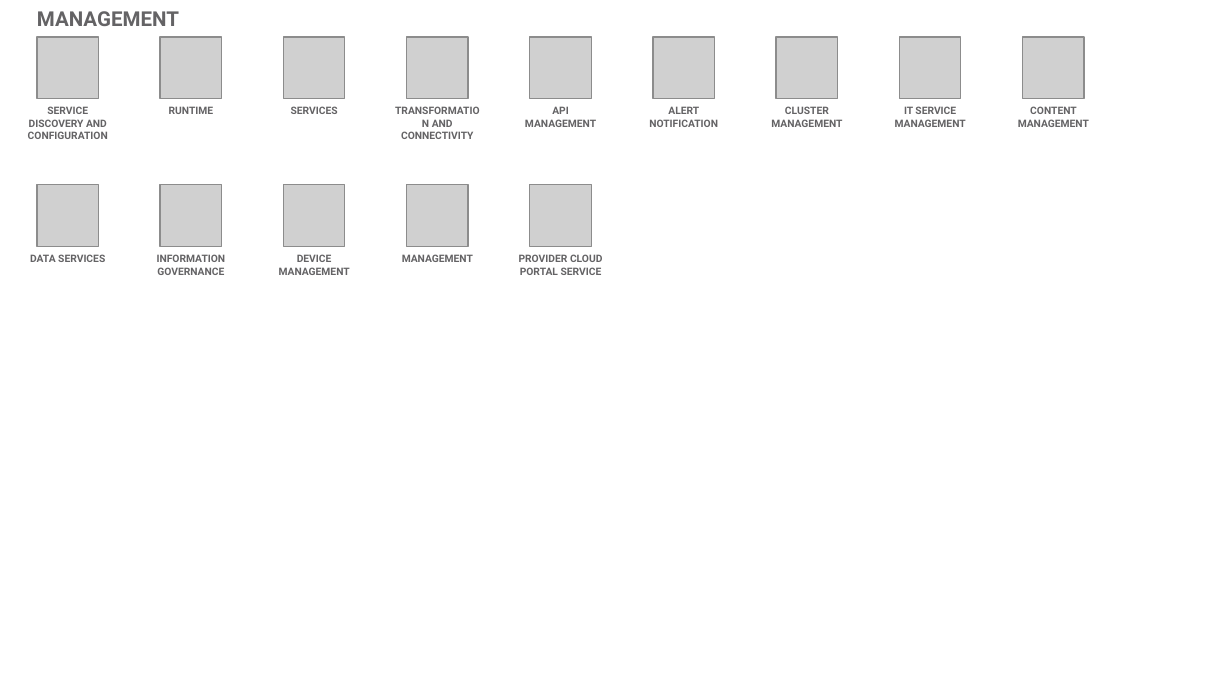
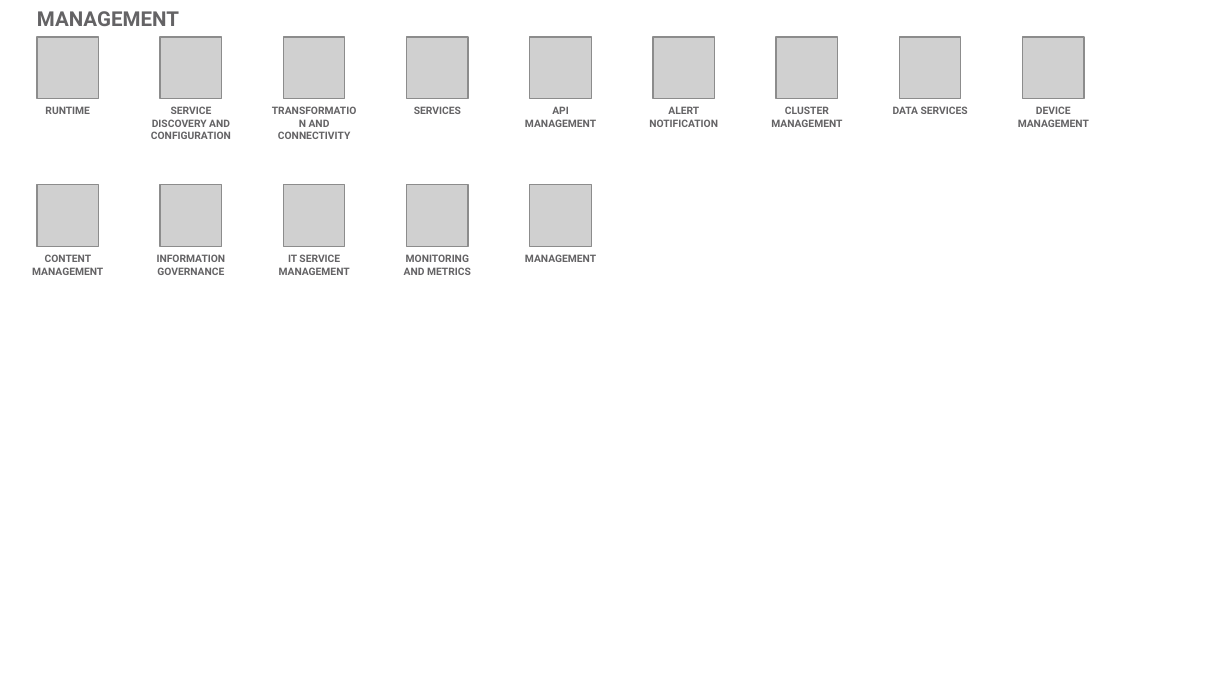
Before and after one commit to l2fprod/myarchitecture, a slide deck: slide 19 of mycatalog-architecture-diagram-template.pptx. Drawn at 1232x693 pixels with LibreOffice and Linux fonts; fonts in the diff are those of the drawing; grey boxes stand for pictures. Boxes give left, top, right and bottom in pixels: in the first picture for what was removed or moved away, otherwise in the second. Text is boxed around its words. In the diff, an @@ line names an element or a change of style, - is before the commit and + after.

```diff
--- a/mycatalog-architecture-diagram-template.pptx
+++ b/mycatalog-architecture-diagram-template.pptx
@@ text "RUNTIME": place and size @@
-text "RUNTIME" at bbox=[169, 106, 214, 114]
+text "RUNTIME" at bbox=[45, 106, 90, 114]
@@ text "TRANSFORMATION AND CONNECTIVITY": place and size @@
-text "TRANSFORMATION AND CONNECTIVITY" at bbox=[401, 119, 473, 139]
+text "TRANSFORMATION AND CONNECTIVITY" at bbox=[278, 119, 350, 139]
@@ text at bbox=[893, 106, 968, 114]: text changed @@
-IT SERVICE MANAGEMENT
+DATA SERVICES
@@ text at bbox=[1018, 106, 1089, 127]: text changed @@
-CONTENT MANAGEMENT
+DEVICE MANAGEMENT
@@ text at bbox=[32, 254, 103, 275]: text changed @@
-DATA SERVICES
+CONTENT MANAGEMENT
@@ text at bbox=[279, 254, 350, 275]: text changed @@
-DEVICE MANAGEMENT
+IT SERVICE MANAGEMENT
@@ text added at bbox=[404, 254, 471, 275], 6 pt, text #646365, bold @@
+MONITORING AND METRICS
@@ 3 texts: place and size @@
-3 texts at bbox=[28, 106, 473, 262]
+3 texts at bbox=[151, 106, 596, 262]
@@ text removed at bbox=[519, 254, 603, 275] @@
-PROVIDER CLOUD PORTAL SERVICE
```
Also in this commit, not shown: 13 other slides changed, 1 slide added, 1 slide removed.
